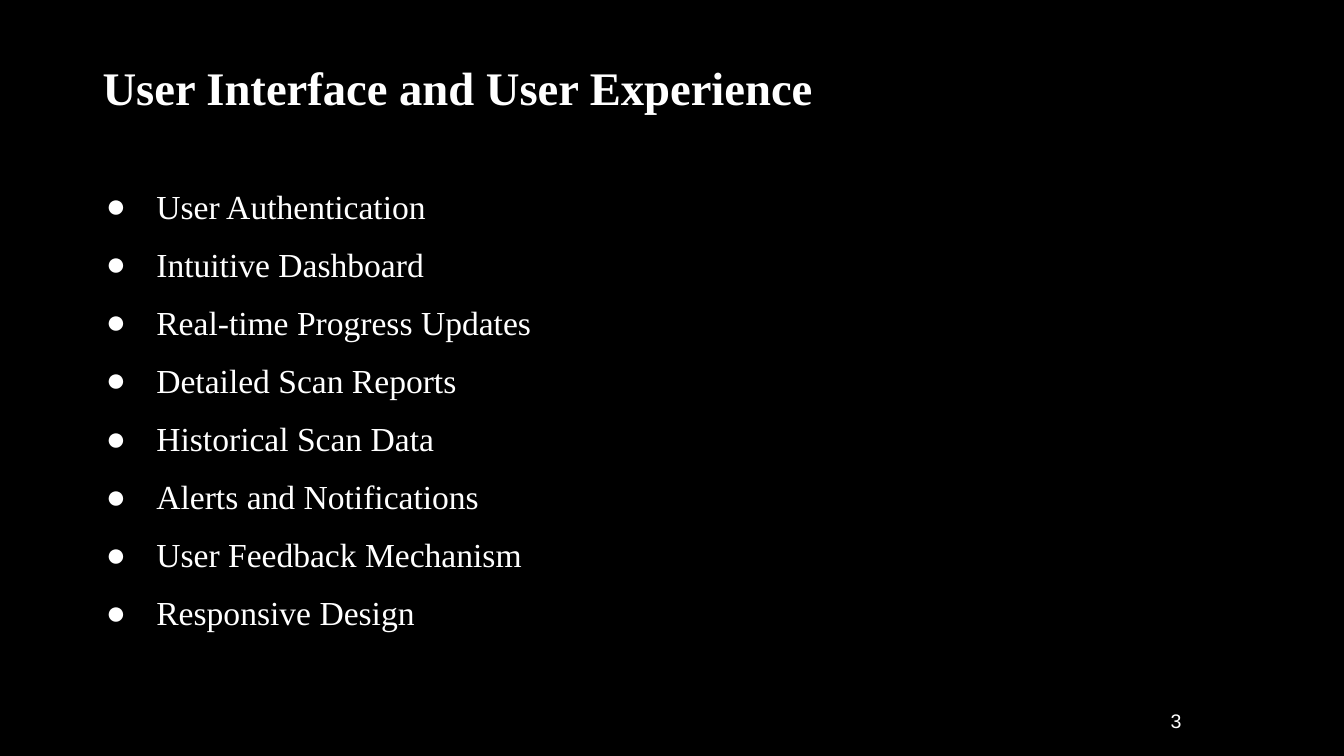
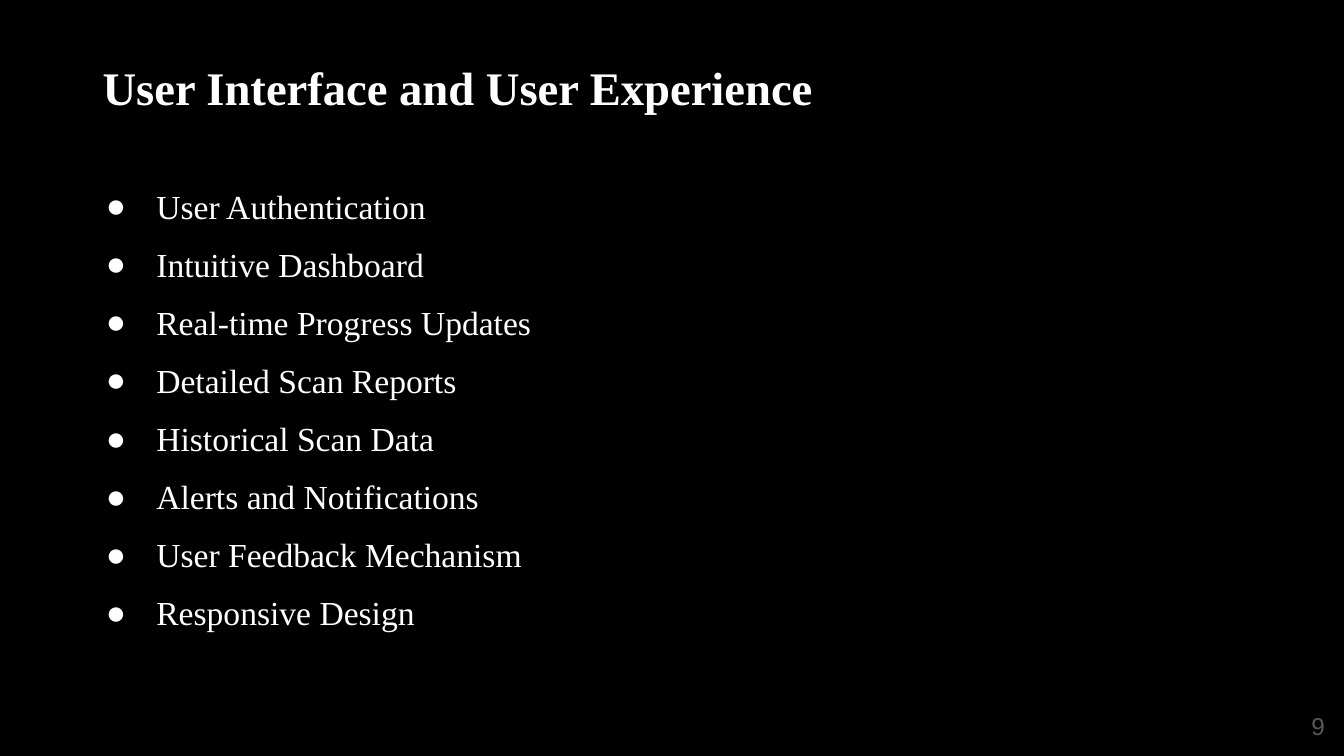
Before and after one commit to mdomorffaruk/CSE41-LAB, a slide deck: slide 9 of ThesisPart1/Proposal-Website-Vulnerabilities-Scanner_-Vuln-Exposer.pptx (slide 14 before the commit). Drawn at 1344x756 pixels with LibreOffice and Linux fonts; fonts in the diff are those of the drawing. Boxes give left, top, right and bottom in pixels: in the first picture for what was removed or moved away, otherwise in the second. Text is boxed around its words. In the diff, an @@ line names an element or a change of style, - is before the commit and + after.

```diff
--- a/ThesisPart1/Proposal-Website-Vulnerabilities-Scanner_-Vuln-Exposer.pptx
+++ b/ThesisPart1/Proposal-Website-Vulnerabilities-Scanner_-Vuln-Exposer.pptx
@@ text removed at (1171,714,1182,729) @@
-3
@@ page number added at (1311,718,1325,735), 13 pt, text #595959 @@
+9
```
Also in this commit, not shown: 9 other slides changed, 2 slides added, 6 slides removed.
